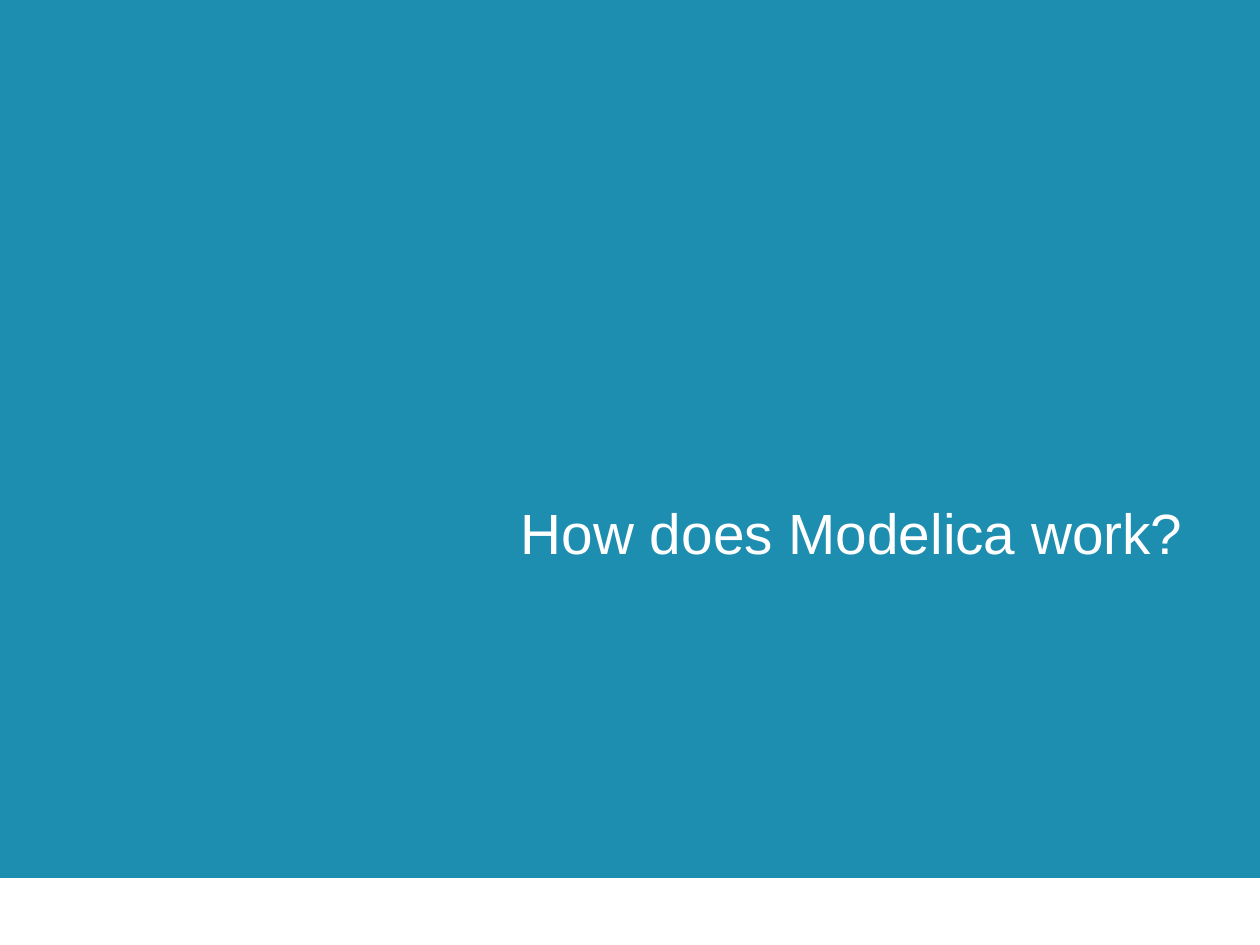
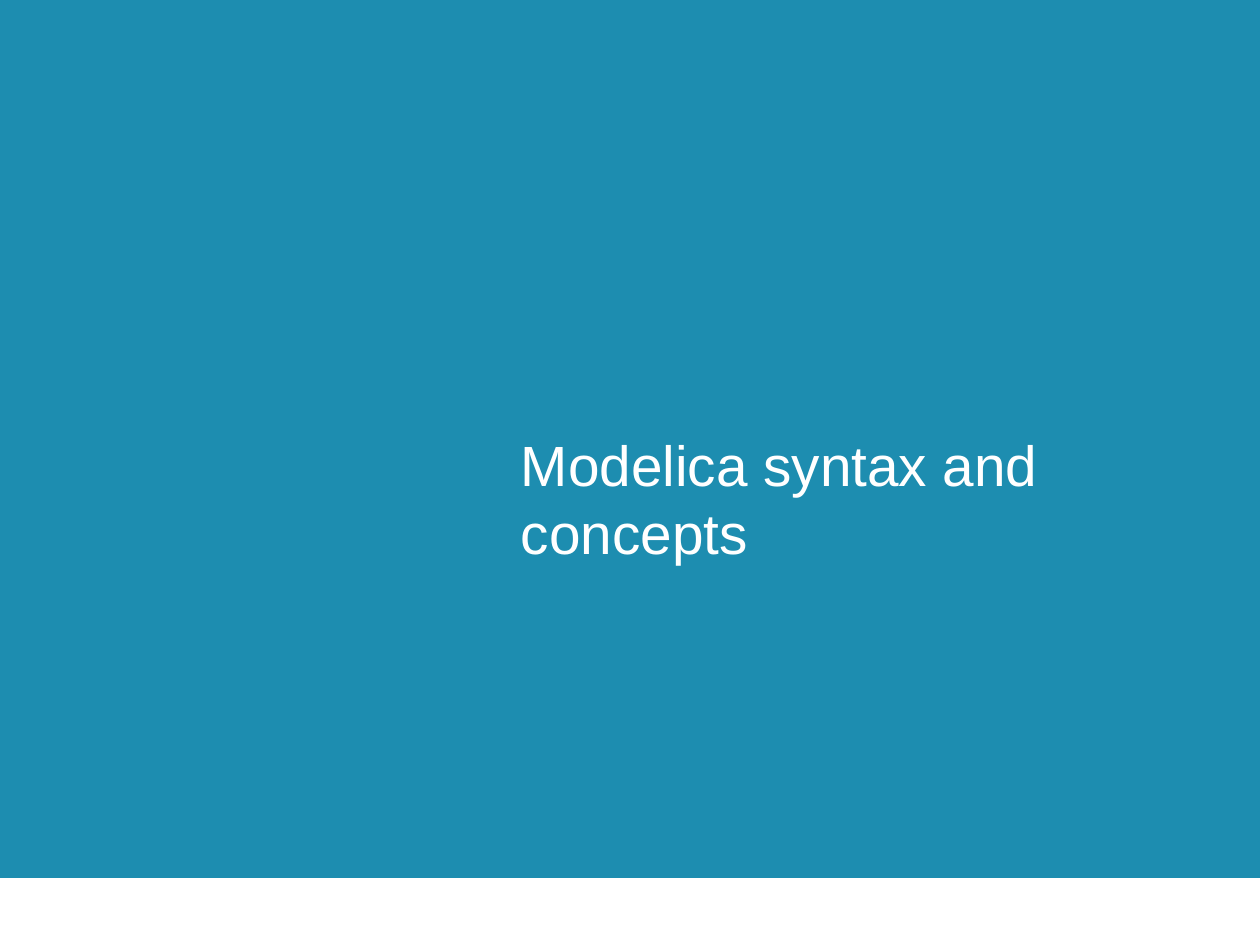
Before and after one commit to aswathnaray/__CrashCourse__, a slide deck: slide 21 of 2017-2018/Presentations/CrashCourse_2016.pptx (slide 20 before the commit). Drawn at 1260x945 pixels with LibreOffice and Linux fonts; fonts in the diff are those of the drawing; background and template pictures are left out. Boxes give left, top, right and bottom in pixels: in the first picture for what was removed or moved away, otherwise in the second. Text is boxed around its words. In the diff, an @@ line names an element or a change of style, - is before the commit and + after.

```diff
--- a/2017-2018/Presentations/CrashCourse_2016.pptx
+++ b/2017-2018/Presentations/CrashCourse_2016.pptx
@@ title at <box>521,445,1038,564</box>: text changed @@
-How does Modelica work?
+Modelica syntax and concepts
```
Also in this commit, not shown: 14 other slides changed, 14 slides added, 10 slides removed.
